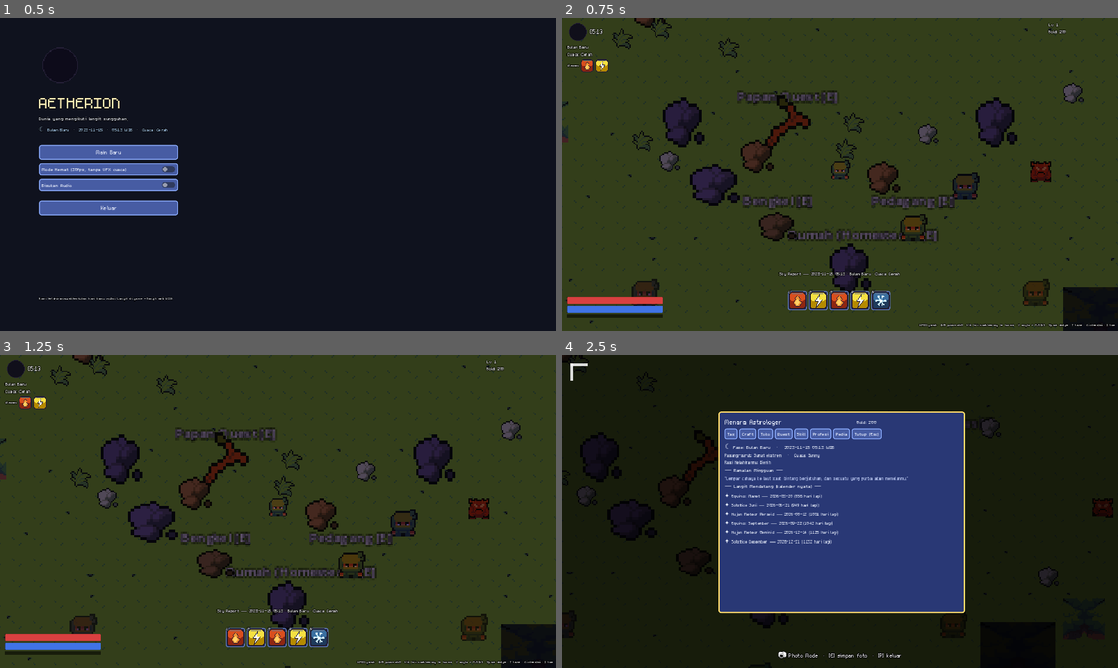
Above: before the commit, frames 1-4 (two rows, left to right).
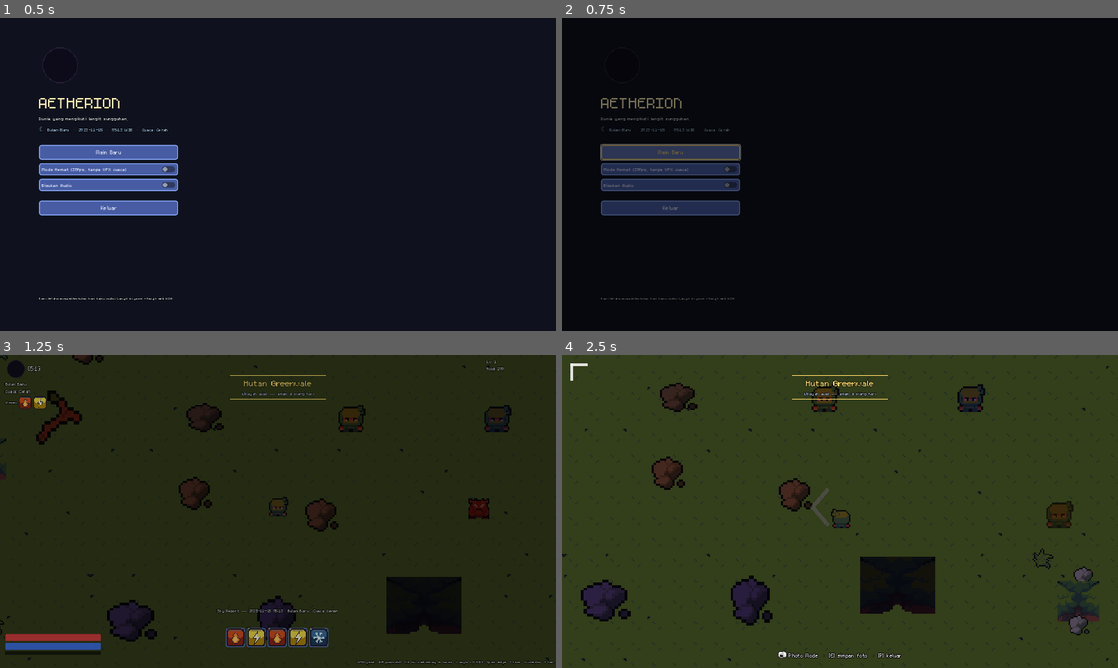
Above: after the commit, the same moments.

Repository: lifkieh/Aetherion
Game: Godot game, scene res://scenes/ui/MainMenu.tscn
Same seed, same stepped clock (60 frames per second), same inputs: the game is played once before the commit and once after it.
Inputs (mouse positions are in pixels of both pictures, inside the frame that each line leads up to):
- Up to frame 1 (0.5 s): no input
- Up to frame 2 (0.75 s): click "Main Baru" at 0.5 s
- Up to frame 3 (1.25 s): no input
- Up to frame 4 (2.5 s): tap Enter at 1.25 s; move the mouse to (962, 495) at 1.27 s; hold D (move_right) 1.28-2.03 s; hold J (attack) 1.28-2.03 s; click (962, 495) at 1.42 s; tap E (interact) at 1.55, 2.1 s; move the mouse to (728, 527) at 2.02 s; hold S (move_down) from 2.03 s (still down); click (728, 527) at 2.17 s; tap P (photo_mode) at 2.3 s

Frame 1 is identical in both runs. In frame 2, 95% of the frame differs, in the area x 0-100%, y 0-100%; in frame 3, 14%; in frame 4, 98%.

Commit message:
UI/UX §3: FF-style overworld (Stage autoload — dialog/banner/fades)
- New Stage autoload (persistent CanvasLayer overlay):
  * say(): dark-blue gold-framed JRPG dialog box with speaker name tab,
    portrait, per-letter typing + blip, blinking arrow, click/E/Space advance.
    NPCs converse before opening their menu.
  * banner()/enter_region(): elegant gold-ruled area-name banner + per-region
    music (Greenvale/Candyveil/Desert/dungeons).
  * go_to_scene(): fade-out -> swap -> fade-in; replaced every gameplay
    change_scene_to_file (dungeon, homestead, region gates, scenarios, menus).
- Tidy Greenvale plaza: NPCs in two even rows, region gates at corners, ponds
  outside town, props cleared within PLAZA_RADIUS; added spawn helpers.
- Verified renders (reports/dialog.png, reports/town.png). 191/191 tests pass.

Co-Authored-By: Claude Opus 4.8 (1M context) <noreply@anthropic.com>

Diff:
--- a/game/autoload/ScenarioManager.gd
+++ b/game/autoload/ScenarioManager.gd
@@ -60,7 +60,7 @@
 	rabbits_killed_in_scenario = 0
 	EventBus.scenario_triggered.emit(id)
 	EventBus.toast.emit("✦ Sesuatu menarikmu ke tempat lain...")
-	get_tree().change_scene_to_file(sc.get("scene", "res://scenes/Main.tscn"))
+	Stage.go_to_scene(sc.get("scene", "res://scenes/Main.tscn"))
 	return true
 
 ## Directly enter a scenario by id (used by action triggers like fishing that
@@ -74,7 +74,7 @@
 		return false
 	active_scenario = id
 	EventBus.scenario_triggered.emit(id)
-	get_tree().change_scene_to_file(sc.get("scene", "res://scenes/Main.tscn"))
+	Stage.go_to_scene(sc.get("scene", "res://scenes/Main.tscn"))
 	return true
 
 ## Pure result application (flags + rewards). Returns the reward summary.
@@ -117,7 +117,7 @@
 	if PlayerData.is_dead():
 		PlayerData.respawn()   # don't persist a 0-HP state after a death-fail
 	SaveManager.save_game(SaveManager.current_slot)   # no_fail: persist immediately
-	get_tree().change_scene_to_file("res://scenes/Main.tscn")
+	Stage.go_to_scene("res://scenes/Main.tscn")
 
 func note_rabbit_killed_in_scenario() -> void:
 	rabbits_killed_in_scenario += 1
--- /dev/null
+++ b/game/autoload/Stage.gd
@@ -0,0 +1,301 @@
+extends CanvasLayer
+## Stage — FF-style overworld presentation layer (owner UI/UX §3). One persistent
+## overlay (autoload) that survives scene changes, providing:
+##   • say()          dark-blue JRPG dialog box: speaker name + portrait + per-letter typing
+##   • banner()       elegant area-name banner on region entry
+##   • enter_region() banner + per-region music in one call
+##   • go_to_scene()  fade-out → change scene → fade-in transition
+## Uses the unified UiTheme palette so it reads as the same visual language.
+
+signal dialog_finished
+signal _advanced      # internal: player pressed advance while a line is fully shown
+
+const TYPE_SPEED := 42.0     # letters per second
+
+var _fade: ColorRect
+var _banner: Control
+var _banner_title: Label
+var _banner_sub: Label
+
+var _dlg_root: Control
+var _dlg_name_tab: Panel
+var _dlg_name: Label
+var _dlg_text: Label
+var _dlg_portrait: TextureRect
+var _dlg_portrait_frame: Panel
+var _dlg_arrow: Label
+
+var _typing := false
+var _full_text := ""
+var _shown := 0.0
+var _blip_at := 0
+var _dlg_active := false
+var _arrow_t := 0.0
+
+func _ready() -> void:
+	layer = 40
+	process_mode = Node.PROCESS_MODE_ALWAYS
+	_build_fade()
+	_build_banner()
+	_build_dialog()
+
+func _font(size: int) -> Font:
+	return UiTheme.font
+
+# --- Fade -------------------------------------------------------------------
+
+func _build_fade() -> void:
+	_fade = ColorRect.new()
+	_fade.color = Color(0, 0, 0, 0)
+	_fade.set_anchors_preset(Control.PRESET_FULL_RECT)
+	_fade.mouse_filter = Control.MOUSE_FILTER_IGNORE
+	add_child(_fade)
+
+func fade_out(secs := 0.35) -> void:
+	var tw := create_tween()
+	tw.tween_property(_fade, "color:a", 1.0, secs)
+	await tw.finished
+
+func fade_in(secs := 0.45) -> void:
+	var tw := create_tween()
+	tw.tween_property(_fade, "color:a", 0.0, secs)
+	await tw.finished
+
+## Fade to black, swap scene, fade back in. Safe to call from anywhere.
+func go_to_scene(path: String) -> void:
+	await fade_out(0.35)
+	get_tree().change_scene_to_file(path)
+	await get_tree().process_frame
+	await get_tree().process_frame
+	await fade_in(0.45)
+
+# --- Area-name banner -------------------------------------------------------
+
+func _build_banner() -> void:
+	_banner = Control.new()
+	_banner.set_anchors_preset(Control.PRESET_TOP_WIDE)
+	_banner.mouse_filter = Control.MOUSE_FILTER_IGNORE
+	_banner.modulate.a = 0.0
+	add_child(_banner)
+	var box := VBoxContainer.new()
+	box.alignment = BoxContainer.ALIGNMENT_CENTER
+	box.anchor_left = 0.5; box.anchor_right = 0.5
+	box.position = Vector2(0, 46)
+	box.grow_horizontal = Control.GROW_DIRECTION_BOTH
+	_banner.add_child(box)
+	var rule_top := _rule()
+	box.add_child(rule_top)
+	_banner_title = UiTheme.heading("", 30)
+	_banner_title.horizontal_alignment = HORIZONTAL_ALIGNMENT_CENTER
+	box.add_child(_banner_title)
+	_banner_sub = Label.new()
+	_banner_sub.add_theme_font_override("font", _font(14))
+	_banner_sub.add_theme_font_size_override("font_size", 14)
+	_banner_sub.add_theme_color_override("font_color", UiTheme.TEXT_DIM)
+	_banner_sub.add_theme_color_override("font_outline_color", Color(0, 0, 0, 0.7))
+	_banner_sub.add_theme_constant_override("outline_size", 4)
+	_banner_sub.horizontal_alignment = HORIZONTAL_ALIGNMENT_CENTER
+	box.add_child(_banner_sub)
+	box.add_child(_rule())
+
+func _rule() -> ColorRect:
+	var r := ColorRect.new()
+	r.color = UiTheme.ACCENT
+	r.custom_minimum_size = Vector2(220, 2)
+	return r
+
+## Elegant area-name banner. Slides/fades in, holds, fades out.
+func banner(title: String, subtitle := "") -> void:
+	_banner_title.text = title
+	_banner_sub.text = subtitle
+	_banner_sub.visible = subtitle != ""
+	_banner.modulate.a = 0.0
+	_banner.position.y = -8
+	var tw := create_tween().set_parallel(true)
+	tw.tween_property(_banner, "modulate:a", 1.0, 0.5)
+	tw.tween_property(_banner, "position:y", 0.0, 0.5).set_trans(Tween.TRANS_CUBIC).set_ease(Tween.EASE_OUT)
+	tw.chain().tween_interval(1.9)
+	tw.chain().tween_property(_banner, "modulate:a", 0.0, 0.7)
+
+## One call on region entry: banner + explore music.
+func enter_region(title: String, subtitle := "", music := "") -> void:
+	banner(title, subtitle)
+	if music != "":
+		Audio.play_music(music)
+
+# --- Dialog box -------------------------------------------------------------
+
+func _build_dialog() -> void:
+	_dlg_root = Control.new()
+	_dlg_root.set_anchors_preset(Control.PRESET_FULL_RECT)
+	_dlg_root.visible = false
+	add_child(_dlg_root)
+
+	# Dark-blue FF window anchored to the bottom.
+	var panel := Panel.new()
+	panel.anchor_left = 0.0; panel.anchor_right = 1.0
+	panel.anchor_top = 1.0; panel.anchor_bottom = 1.0
+	panel.offset_left = 20; panel.offset_right = -20
+	panel.offset_top = -168; panel.offset_bottom = -30
+	var sb := StyleBoxFlat.new()
+	sb.bg_color = Color(0.05, 0.08, 0.26, 0.96)     # classic FF dark blue
+	sb.border_color = UiTheme.ACCENT
+	sb.set_border_width_all(3)
+	sb.set_corner_radius_all(7)
+	sb.set_content_margin_all(14)
+	# subtle inner highlight ring
+	sb.shadow_color = Color(0.3, 0.42, 0.9, 0.4)
+	sb.shadow_size = 2
+	panel.add_theme_stylebox_override("panel", sb)
+	_dlg_root.add_child(panel)
+
+	# Portrait frame (left)
+	_dlg_portrait_frame = Panel.new()
+	_dlg_portrait_frame.position = Vector2(6, 6)
+	_dlg_portrait_frame.size = Vector2(104, 104)
+	var psb := StyleBoxFlat.new()
+	psb.bg_color = Color(0.02, 0.03, 0.12, 0.9)
+	psb.border_color = Color(0.55, 0.68, 1.0)
+	psb.set_border_width_all(2)
+	psb.set_corner_radius_all(5)
+	_dlg_portrait_frame.add_theme_stylebox_override("panel", psb)
+	panel.add_child(_dlg_portrait_frame)
+	_dlg_portrait = TextureRect.new()
+	_dlg_portrait.set_anchors_preset(Control.PRESET_FULL_RECT)
+	_dlg_portrait.offset_left = 4; _dlg_portrait.offset_top = 4
+	_dlg_portrait.offset_right = -4; _dlg_portrait.offset_bottom = -4
+	_dlg_portrait.stretch_mode = TextureRect.STRETCH_KEEP_ASPECT_CENTERED
+	_dlg_portrait.texture_filter = CanvasItem.TEXTURE_FILTER_NEAREST
+	_dlg_portrait_frame.add_child(_dlg_portrait)
+
+	# Speaker name tab
+	_dlg_name_tab = Panel.new()
+	_dlg_name_tab.position = Vector2(120, -14)
+	_dlg_name_tab.size = Vector2(160, 30)
+	var nsb := StyleBoxFlat.new()
+	nsb.bg_color = Color(0.10, 0.15, 0.42, 0.98)
+	nsb.border_color = UiTheme.ACCENT
+	nsb.set_border_width_all(2)
+	nsb.set_corner_radius_all(5)
+	nsb.set_content_margin_all(4)
+	_dlg_name_tab.add_theme_stylebox_override("panel", nsb)
+	panel.add_child(_dlg_name_tab)
+	_dlg_name = Label.new()
+	_dlg_name.add_theme_font_override("font", _font(18))
+	_dlg_name.add_theme_font_size_override("font_size", 18)
+	_dlg_name.add_theme_color_override("font_color", UiTheme.ACCENT)
+	_dlg_name.horizontal_alignment = HORIZONTAL_ALIGNMENT_CENTER
+	_dlg_name.set_anchors_preset(Control.PRESET_FULL_RECT)
+	_dlg_name_tab.add_child(_dlg_name)
+
+	# Body text (per-letter typing via visible_characters)
+	_dlg_text = Label.new()
+	_dlg_text.position = Vector2(120, 20)
+	_dlg_text.size = Vector2(1000, 86)
+	_dlg_text.anchor_right = 1.0
+	_dlg_text.offset_right = -14
+	_dlg_text.autowrap_mode = TextServer.AUTOWRAP_WORD_SMART
+	_dlg_text.add_theme_font_override("font", _font(20))
+	_dlg_text.add_theme_font_size_override("font_size", 20)
+	_dlg_text.add_theme_color_override("font_color", UiTheme.TEXT)
+	panel.add_child(_dlg_text)
+
+	# Blinking advance arrow
+	_dlg_arrow = Label.new()
+	_dlg_arrow.text = "▼"
+	_dlg_arrow.add_theme_font_override("font", _font(18))
+	_dlg_arrow.add_theme_font_size_override("font_size", 18)
+	_dlg_arrow.add_theme_color_override("font_color", UiTheme.ACCENT)
+	_dlg_arrow.anchor_left = 1.0; _dlg_arrow.anchor_right = 1.0
+	_dlg_arrow.anchor_top = 1.0; _dlg_arrow.anchor_bottom = 1.0
+	_dlg_arrow.position = Vector2(-30, -30)
+	_dlg_arrow.visible = false
+	panel.add_child(_dlg_arrow)
+
+## Show a dialog. `lines` may be a String or Array of Strings. `portrait` may be a
+## Texture2D or a res:// path (String); null/"" hides the portrait frame.
+## Await it to block until the player dismisses every line.
+func say(lines, speaker := "", portrait = null) -> void:
+	var arr: Array = lines if typeof(lines) == TYPE_ARRAY else [str(lines)]
+	if arr.is_empty():
+		return
+	_set_portrait(portrait)
+	_dlg_name.text = speaker
+	_dlg_name_tab.visible = speaker != ""
+	_dlg_root.visible = true
+	_dlg_active = true
+	var was_paused := get_tree().paused
+	get_tree().paused = true
+	for line in arr:
+		await _run_line(str(line))
+	_dlg_root.visible = false
+	_dlg_active = false
+	get_tree().paused = was_paused
+	dialog_finished.emit()
+
+func is_busy() -> bool:
+	return _dlg_active
+
+func _set_portrait(portrait) -> void:
+	var tex: Texture2D = null
+	if portrait is Texture2D:
+		tex = portrait
+	elif typeof(portrait) == TYPE_STRING and portrait != "" and ResourceLoader.exists(portrait):
+		tex = load(portrait)
+	_dlg_portrait.texture = tex
+	_dlg_portrait_frame.visible = tex != null
+	# text starts after the portrait if present, else uses the full width
+	_dlg_text.position.x = 120.0 if tex != null else 16.0
+	_dlg_name_tab.position.x = 120.0 if tex != null else 16.0
+
+func _run_line(line: String) -> void:
+	_full_text = line
+	_dlg_text.text = line
+	_dlg_text.visible_characters = 0
+	_shown = 0.0
+	_blip_at = 0
+	_typing = true
+	_dlg_arrow.visible = false
+	while _typing:
+		await get_tree().process_frame
+	_dlg_arrow.visible = true
+	await _advanced
+	Audio.play_sfx("click")
+
+func _process(delta: float) -> void:
+	# blinking advance arrow
+	if _dlg_arrow and _dlg_arrow.visible:
+		_arrow_t += delta
+		_dlg_arrow.modulate.a = 0.4 + 0.6 * absf(sin(_arrow_t * 4.0))
+	if not _typing:
+		return
+	_shown += delta * TYPE_SPEED
+	var n := int(_shown)
+	if n >= _full_text.length():
+		_dlg_text.visible_characters = -1
+		_typing = false
+	else:
+		_dlg_text.visible_characters = n
+		if n - _blip_at >= 3:
+			_blip_at = n
+			var c := _full_text.substr(maxi(0, n - 1), 1)
+			if c.strip_edges() != "":
+				Audio.play_sfx("click", 1.6)
+
+func _input(event: InputEvent) -> void:
+	if not _dlg_active:
+		return
+	var advance := false
+	if event is InputEventKey and event.pressed and not event.echo:
+		advance = event.keycode == KEY_E or event.keycode == KEY_SPACE or event.keycode == KEY_ENTER
+	elif event is InputEventMouseButton and event.pressed and event.button_index == MOUSE_BUTTON_LEFT:
+		advance = true
+	if not advance:
+		return
+	get_viewport().set_input_as_handled()
+	if _typing:
+		# reveal the whole line immediately
+		_dlg_text.visible_characters = -1
+		_typing = false
+	else:
+		_advanced.emit()
--- a/game/project.godot
+++ b/game/project.godot
@@ -32,6 +32,7 @@
 ProjectilePool="*res://autoload/ProjectilePool.gd"
 CombatFeel="*res://autoload/CombatFeel.gd"
 ProfessionSystem="*res://autoload/ProfessionSystem.gd"
+Stage="*res://autoload/Stage.gd"
 
 [display]
 
--- a/game/scenes/Main.gd
+++ b/game/scenes/Main.gd
@@ -10,6 +10,7 @@
 
 const SPAWN_TABLE := ["fluffbit", "fluffbit", "grey_wolf", "verdant_slime", "wild_boar", "forest_fox"]
 const MAX_MONSTERS := 12
+const PLAZA_RADIUS := 210.0   # town plaza kept clear of props (tidy layout, UI/UX §3)
 
 var ground: TileMapLayer
 var canvas_mod: CanvasModulate
@@ -34,7 +35,7 @@
 	EventBus.weather_changed.connect(_on_weather_changed)
 	Settings.changed.connect(func(): _on_weather_changed(WorldState.weather))
 	_on_weather_changed(WorldState.weather)
-	Audio.play_music("11 - Clearing.ogg")
+	Stage.enter_region("Hutan Greenvale", "Wilayah awal — aman di siang hari", "11 - Clearing.ogg")
 	# Optional automated screenshot for verification (--screenshot arg or env)
 	if "--shot" in OS.get_cmdline_user_args() or OS.get_environment("AETHER_SHOT") == "1":
 		_screenshot_at = 1.6
@@ -53,6 +54,14 @@
 				player.hotbar.press_slot(2)   # flow_fire
 				player.hotbar.press_slot(4)   # flow_ice -> fusion ready
 			_screenshot_at = 0.01)
+	if OS.get_environment("AETHER_DIALOG") == "1":
+		get_tree().create_timer(0.6).timeout.connect(func():
+			var at := AtlasTexture.new()
+			at.atlas = load("res://assets/game/sprites/player/idle.png")
+			at.region = Rect2(0, 0, 16, 16)
+			Stage.say(["Selamat datang di kedaiku, kawan!",
+				"Silakan lihat-lihat dagangannya."], "Pedagang", at)
+			get_tree().create_timer(1.4).timeout.connect(_take_screenshot))
 	if OS.get_environment("AETHER_FISH") == "1":
 		get_tree().create_timer(0.8).timeout.connect(func():
 			FishingUI.open("")
@@ -219,11 +228,15 @@
 	add_child(props)
 	var grass := load("res://assets/game/sprites/props/grass.png")
 	var rock := load("res://assets/game/sprites/props/rock.png")
+	var center := Vector2(MAP_W * TILE / 2, MAP_H * TILE / 2)
 	for i in range(120):
+		var pos := Vector2(randf_range(24, MAP_W * TILE - 24), randf_range(24, MAP_H * TILE - 24))
+		if pos.distance_to(center) < PLAZA_RADIUS:   # keep the town plaza tidy/clear
+			continue
 		var s := Sprite2D.new()
 		s.texture = grass if randf() < 0.7 else rock
 		s.texture_filter = CanvasItem.TEXTURE_FILTER_NEAREST
-		s.position = Vector2(randf_range(24, MAP_W * TILE - 24), randf_range(24, MAP_H * TILE - 24))
+		s.position = pos
 		props.add_child(s)
 
 func _build_sky() -> void:
@@ -306,57 +319,49 @@
 		_add_gather_node(holder, "ore", Vector2(randf_range(48, MAP_W * TILE - 48), randf_range(48, MAP_H * TILE - 48)))
 
 func _spawn_interactables() -> void:
+	# Tidy town plaza (UI/UX §3): service NPCs in two even rows above/below the
+	# spawn, region gates pushed to the plaza corners, ponds well outside town.
 	var center := Vector2(MAP_W * TILE / 2, MAP_H * TILE / 2)
-	var bench := preload("res://scenes/world/Interactable.tscn").instantiate()
-	add_child(bench)
-	bench.setup("bench")
-	bench.global_position = center + Vector2(-48, 40)
-	var shop := preload("res://scenes/world/Interactable.tscn").instantiate()
-	add_child(shop)
-	shop.setup("shop")
-	shop.global_position = center + Vector2(56, 40)
-	var portal := preload("res://scenes/homestead/Portal.tscn").instantiate()
-	add_child(portal)
-	portal.setup("res://scenes/homestead/Homestead.tscn", "Rumah (Homestead) [E]")
-	portal.global_position = center + Vector2(8, 72)
-	var inn := preload("res://scenes/world/Interactable.tscn").instantiate()
-	add_child(inn)
-	inn.setup("inn")
-	inn.global_position = center + Vector2(-96, 8)
-	var cv := preload("res://scenes/homestead/Portal.tscn").instantiate()
-	add_child(cv)
-	cv.setup("res://scenes/world/Candyveil.tscn", "Candyveil Meadows [E]")
-	cv.global_position = center + Vector2(120, -40)
-	var board := preload("res://scenes/world/Interactable.tscn").instantiate()
-	add_child(board)
-	board.setup("board")
-	board.global_position = center + Vector2(-40, -40)
-	var astro := preload("res://scenes/world/Interactable.tscn").instantiate()
-	add_child(astro)
-	astro.setup("astrologer")
-	astro.global_position = center + Vector2(96, 8)
-	var ds := preload("res://scenes/homestead/Portal.tscn").instantiate()
-	add_child(ds)
-	ds.setup("res://scenes/world/Desert.tscn", "Desert of Ruins [E]")
-	ds.global_position = center + Vector2(-120, -40)
-	var dungeon := preload("res://scenes/world/Interactable.tscn").instantiate()
-	add_child(dungeon)
-	dungeon.setup("dungeon")
-	dungeon.global_position = center + Vector2(200, 120)
-	# fishing ponds scattered around the region
-	for p in [Vector2(-260, 180), Vector2(300, -220), Vector2(-320, -180)]:
-		var pond := preload("res://scenes/world/Interactable.tscn").instantiate()
-		add_child(pond)
-		pond.setup("pond")
-		pond.global_position = center + p
-	# Echo Vendors — ghost kiosks that make the hub feel lived-in
+
+	# --- Service NPCs: top row (north of spawn), evenly spaced 112px apart ---
+	_place_interactable("board", center + Vector2(-168, -72))       # Papan Quest
+	_place_interactable("bench", center + Vector2(-56, -72))        # Bengkel
+	_place_interactable("shop", center + Vector2(56, -72))          # Pedagang
+	_place_interactable("astrologer", center + Vector2(168, -72))   # Astrolog
+
+	# --- Service row: south of spawn ---
+	_place_interactable("inn", center + Vector2(-112, 84))          # Penginapan
+	_place_portal(center + Vector2(0, 84), "res://scenes/homestead/Homestead.tscn", "Rumah (Homestead) [E]")
+	_place_interactable("dungeon", center + Vector2(112, 84))       # Gua
+
+	# --- Region gates at the plaza corners (like town exits) ---
+	_place_portal(center + Vector2(-200, -168), "res://scenes/world/Desert.tscn", "Gurun Reruntuhan ▶ [E]")
+	_place_portal(center + Vector2(200, -168), "res://scenes/world/Candyveil.tscn", "Padang Candyveil ▶ [E]")
+
+	# --- fishing ponds well outside the plaza ---
+	for p in [Vector2(-300, 220), Vector2(340, -260), Vector2(-360, -220)]:
+		_place_interactable("pond", center + p)
+
+	# Echo Vendors — ghost kiosks flanking the plaza edges (lived-in feel)
 	var evs := Db.echo_vendors
-	var ev_spots := [Vector2(-150, 90), Vector2(150, 90), Vector2(0, 130)]
+	var ev_spots := [Vector2(-236, 20), Vector2(236, 20), Vector2(0, 168)]
 	for i in range(min(evs.size(), ev_spots.size())):
 		var ev := preload("res://scenes/world/EchoVendor.tscn").instantiate()
 		add_child(ev)
 		ev.setup(evs[i])
 		ev.global_position = center + ev_spots[i]
+
+func _place_interactable(kind: String, pos: Vector2) -> void:
+	var n := preload("res://scenes/world/Interactable.tscn").instantiate()
+	add_child(n)
+	n.setup(kind)
+	n.global_position = pos
+
+func _place_portal(pos: Vector2, scene: String, label: String) -> void:
+	var p := preload("res://scenes/homestead/Portal.tscn").instantiate()
+	add_child(p)
+	p.setup(scene, label)
+	p.global_position = pos
 
 func _add_gather_node(holder: Node2D, kind: String, pos: Vector2) -> void:
 	var node := preload("res://scenes/world/GatherNode.tscn").instantiate()
--- a/game/scenes/homestead/Portal.gd
+++ b/game/scenes/homestead/Portal.gd
@@ -33,4 +33,4 @@
 
 func interact() -> void:
 	get_tree().paused = false
-	get_tree().change_scene_to_file(target_scene)
+	Stage.go_to_scene(target_scene)
--- a/game/scenes/ui/MainMenu.gd
+++ b/game/scenes/ui/MainMenu.gd
@@ -108,8 +108,8 @@
 func _new_game() -> void:
 	PlayerData.new_game()
 	WorldState.new_game()
-	get_tree().change_scene_to_file("res://scenes/Main.tscn")
+	Stage.go_to_scene("res://scenes/Main.tscn")
 
 func _load(slot: int) -> void:
 	if SaveManager.load_game(slot):
-		get_tree().change_scene_to_file("res://scenes/Main.tscn")
+		Stage.go_to_scene("res://scenes/Main.tscn")
--- a/game/scenes/ui/MenuUI.gd
+++ b/game/scenes/ui/MenuUI.gd
@@ -321,12 +321,12 @@
 	mute.toggled.connect(func(v): Settings.set_muted_pref(v))
 	content.add_child(mute)
 	content.add_child(_mk_label(" ", 8))
-	content.add_child(_btn("Kembali ke Menu Utama", func(): close_menu(); get_tree().change_scene_to_file("res://scenes/ui/MainMenu.tscn")))
+	content.add_child(_btn("Kembali ke Menu Utama", func(): close_menu(); Stage.go_to_scene("res://scenes/ui/MainMenu.tscn")))
 
 func _load_slot(slot: int) -> void:
 	if SaveManager.load_game(slot):
 		close_menu()
-		get_tree().change_scene_to_file("res://scenes/Main.tscn")
+		Stage.go_to_scene("res://scenes/Main.tscn")
 
 func _build_inventory() -> void:
 	title.text = "Tas"
--- a/game/scenes/world/Candyveil.gd
+++ b/game/scenes/world/Candyveil.gd
@@ -31,7 +31,7 @@
 	EventBus.weather_changed.connect(_on_weather)
 	Settings.changed.connect(func(): _on_weather(WorldState.weather))
 	_on_weather(WorldState.weather)
-	Audio.play_music("11 - Clearing.ogg")
+	Stage.enter_region("Padang Candyveil", "Ladang permen pastel — manis tapi menipu", "26 - Lost Village.ogg")
 	EventBus.toast.emit("Candyveil Meadows — padang gula kapas. Awas Gummy Mimic!")
 	if OS.get_environment("AETHER_SHOT") == "1":
 		_shot_at = 1.6
--- a/game/scenes/world/Desert.gd
+++ b/game/scenes/world/Desert.gd
@@ -26,7 +26,7 @@
 	_spawn_gathering()
 	_add_ui()
 	_prime_monsters()
-	Audio.play_music("23 - Road.ogg")
+	Stage.enter_region("Gurun Reruntuhan", "Pasir tandus & sisa peradaban kuno", "23 - Road.ogg")
 	EventBus.toast.emit("Desert of Ruins — reruntuhan kuno. Rock Golem kebal petir (grounding).")
 	if OS.get_environment("AETHER_SHOT") == "1":
 		_shot_at = 1.6
--- a/game/scenes/world/DungeonBase.gd
+++ b/game/scenes/world/DungeonBase.gd
@@ -15,7 +15,7 @@
 ## Override this in each dungeon.
 func cfg() -> Dictionary:
 	return {
-		"id": "dungeon", "w": 46, "h": 46,
+		"id": "dungeon", "name": "Gua Bawah Tanah", "w": 46, "h": 46,
 		"bg": Color(0.10, 0.09, 0.13), "ambient": Color(0.16, 0.15, 0.22),
 		"tile_tint": Color(1, 1, 1),
 		"spawn_kinds": ["cave_bat", "verdant_slime", "cave_spitter"],
@@ -43,9 +43,8 @@
 	_spawn_boss(c.get("boss", ""))
 	_place_exit(c.get("return_scene", "res://scenes/Main.tscn"), c.get("exit_label", "Keluar [E]"))
 	_add_ui(c.get("hint", ""))
-	Audio.play_music(c.get("music", "23 - Road.ogg"))
+	Stage.enter_region(c.get("name", "Dungeon"), c.get("intro", ""), c.get("music", "23 - Road.ogg"))
 	EventBus.dungeon_entered.emit(c.get("id", "dungeon"))
-	EventBus.toast.emit(c.get("intro", ""))
 	if OS.get_environment("AETHER_ARENA") == "1" and player:
 		player.global_position = Vector2(W * TILE * 0.5, (H - 5) * TILE)
 	if OS.get_environment("AETHER_SHOT") == "1":
--- a/game/scenes/world/Interactable.gd
+++ b/game/scenes/world/Interactable.gd
@@ -75,7 +75,11 @@
 		label.text = "Bengkel [E]"
 
 func interact() -> void:
+	if Stage.is_busy():
+		return
 	if kind == "inn":
+		await Stage.say(["Istirahatlah, petualang. Malam masih panjang.",
+			"Tidur di sini memulihkan HP & MP-mu."], "Penjaga Wisma")
 		_sleep()
 		return
 	if kind == "pond":
@@ -83,18 +87,24 @@
 		return
 	if kind == "dungeon":
 		WorldState.pending_return_pos = global_position
-		get_tree().change_scene_to_file(dungeon_scene)
+		Stage.go_to_scene(dungeon_scene)
 		return
 	var menu := get_tree().get_first_node_in_group("inventory_ui")
 	if menu == null:
 		return
 	if kind == "shop":
+		await Stage.say(["Selamat datang di kedaiku, kawan!",
+			"Silakan lihat-lihat dagangannya."], "Pedagang", sprite.texture)
 		menu.open("shop", self)
 	elif kind == "board":
+		await Stage.say("Papan misi desa. Ambil tugas harian untuk emas & EXP.", "Papan Quest")
 		menu.open("quest", self)
 	elif kind == "astrologer":
+		await Stage.say(["Bintang-bintang berbisik malam ini...",
+			"Mau kubacakan ramalan langit untukmu?"], "Astrolog", sprite.texture)
 		menu.open("sky", self)
 	else:
+		await Stage.say("Perlu meramu sesuatu? Bengkel ini siap membantu.", "Pandai Besi")
 		menu.open("crafting", self)
 
 func _fish() -> void:
Not shown, changed: DEVLOG.md
Not shown, changed: STATUS.md
Not shown, added: reports/dialog.png
Not shown, added: reports/town.png
